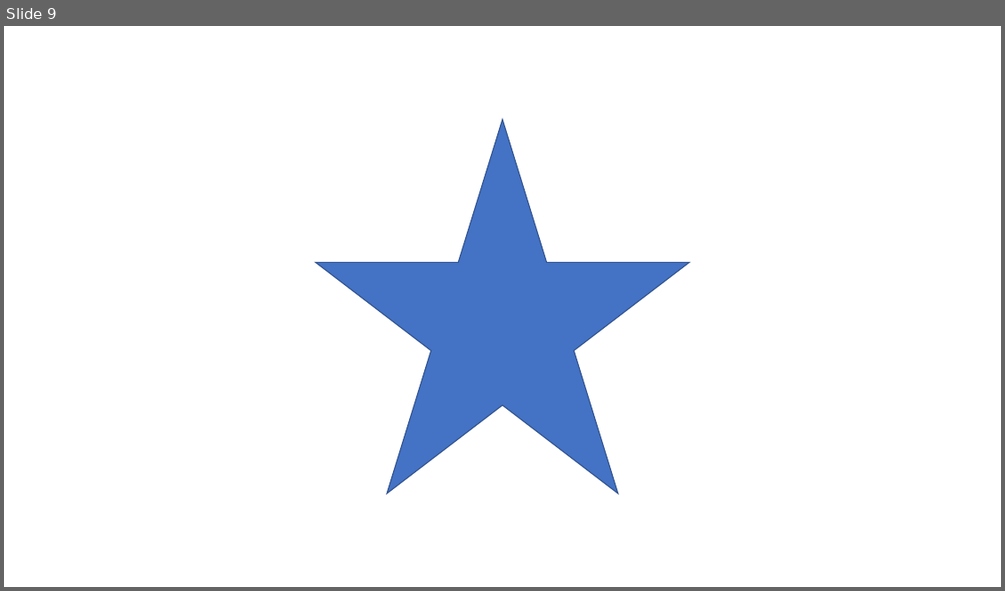
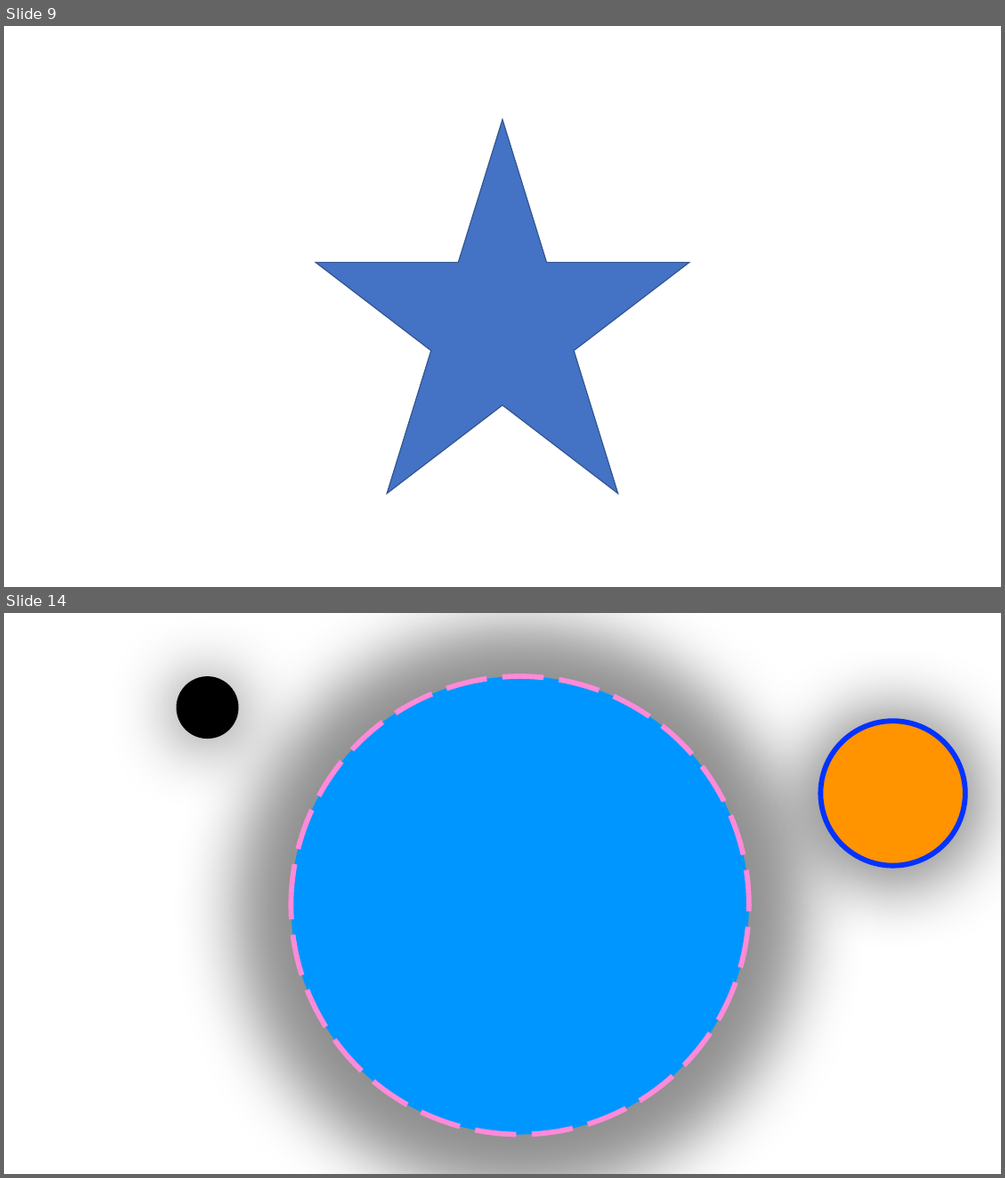
Before and after one commit to sayedihashimi/animal-web, a slide deck: ios/resources/shapes.pptx. Shown one above the other, each under a label of ours: slide 9 before the commit, slides 9 and 14 after it; the slides between them are not shown. The pictures are 1005x591 and 1005x1178 pixels, drawn with LibreOffice and Linux fonts; fonts in the diff are those of the drawing. Boxes give left, top, right and bottom in pixels: in the first picture for what was removed or moved away, otherwise in the second. Text is boxed around its words. In the diff, an @@ line names an element or a change of style, - is before the commit and + after.

```diff
--- a/ios/resources/shapes.pptx
+++ b/ios/resources/shapes.pptx
@@ slide 14 added at bbox=[4, 613, 1001, 1174], background #FFFFFF @@
@@ ellipse added at bbox=[176, 676, 238, 738], fill #000000 @@
@@ ellipse added at bbox=[291, 676, 749, 1135], fill #0096FF, outline #FF8AD8 5 pt dashed @@
@@ ellipse added at bbox=[821, 721, 965, 865], fill #FF9300, outline #0432FF 5 pt @@
```
Also in this commit, not shown: 8 other slides added, 59 other files.
